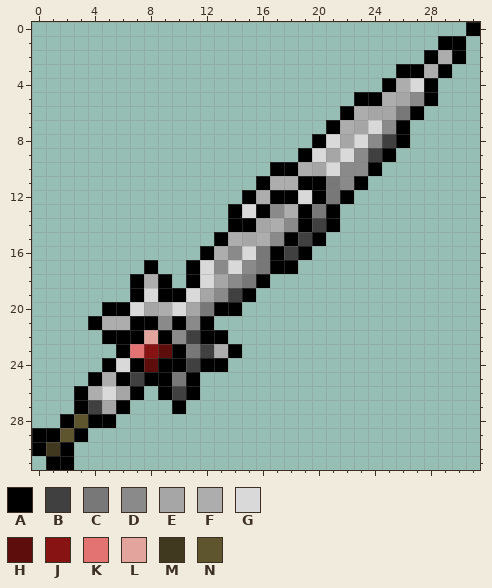
One commit to this pixel-art sprite: res/Greatsword.png. That is the earlier state.
The file is 32x32 pixels.
Palette (. is transparent): A #000000  B #404040  C #787878  D #8a8a8a  E #a6a6a6  F #adadad  G #d9d9d9  H #5e0d0d  J #871313  K #e37272  L #e3a49d  M #40391f  N #5e542e
Pixels before, first column x 0:
 0 ...............................A
 1 .............................AA.
 2 ............................AFA.
 3 ..........................AAFA..
 4 .........................AFGA...
 5 .......................AAFEDA...
 6 ......................AFEECA....
 7 .....................AFEGDA.....
 8 ....................AGEGDBA.....
 9 ...................AGEGDBA......
10 .................AAFEGDDA.......
11 ................AFFAACDA........
12 ...............AFAAGACA.........
13 ..............AGADFACA..........
14 ..............AAEFDABA..........
15 .............AFEFDABA...........
16 ............AFDGCABA............
17 ........A..AGDGDCAA.............
18 .......AFA.AGEDCA...............
19 .......AGAAGEDBA................
20 .....AAGEFGECAA.................
21 ....AFFAADADA...................
22 .....AAALADBAA..................
23 ......AKJHACBFA.................
24 .....AGAHAABAA..................
25 ....AFABAACA....................
26 ...AFGEA.ABA....................
27 ...ABEA...A.....................
28 ..ANAA..........................
29 AANA............................
30 AMA.............................
31 .AA.............................
After:
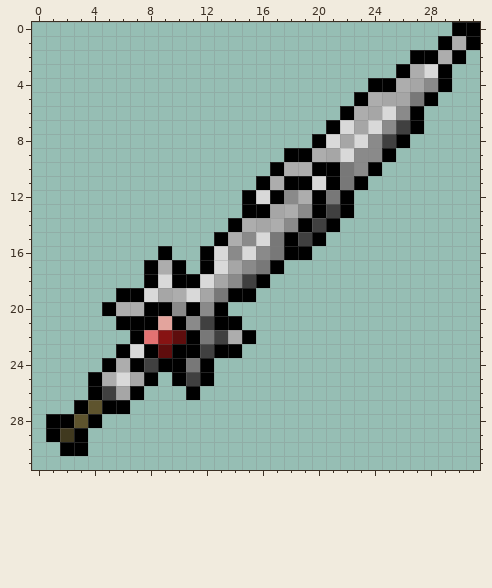
The edit:
{"y":0,"x":30,"old":".","new":"A"}
{"y":1,"x":30,"old":"A.","new":"FA"}
{"y":2,"x":27,"old":".","new":"A"}
{"y":3,"x":27,"old":"AF","new":"FG"}
{"y":4,"x":24,"old":".","new":"A"}
{"y":4,"x":27,"old":"GA.","new":"EDA"}
{"y":5,"x":24,"old":"AF","new":"FE"}
{"y":5,"x":27,"old":"D","new":"C"}
{"y":6,"x":25,"old":"EC","new":"GD"}
{"y":7,"x":22,"old":"F","new":"G"}
{"y":7,"x":26,"old":"A.","new":"BA"}
{"y":9,"x":18,"old":".","new":"A"}
{"y":9,"x":20,"old":"G","new":"F"}
{"y":9,"x":24,"old":"B","new":"D"}
{"y":10,"x":18,"old":"A","new":"F"}
{"y":10,"x":20,"old":"EGD","new":"AAC"}
{"y":11,"x":18,"old":"F","new":"A"}
{"y":11,"x":20,"old":"ACD","new":"GAC"}
{"y":12,"x":16,"old":"F","new":"G"}
{"y":12,"x":18,"old":"AG","new":"DF"}
{"y":13,"x":14,"old":"AG","new":".A"}
{"y":13,"x":17,"old":"D","new":"E"}
{"y":13,"x":19,"old":"ACA.","new":"DABA"}
{"y":14,"x":15,"old":"A","new":"F"}
{"y":15,"x":15,"old":"EFD","new":"DGC"}
{"y":16,"x":9,"old":".","new":"A"}
{"y":16,"x":13,"old":"F","new":"G"}
{"y":16,"x":16,"old":"CAB","new":"DCA"}
{"y":17,"x":9,"old":"..AGDG","new":"FA.AGE"}
{"y":17,"x":18,"old":"A","new":"."}
{"y":18,"x":7,"old":"AFA.","new":".AGA"}
{"y":18,"x":15,"old":"C","new":"B"}
{"y":19,"x":6,"old":".","new":"A"}
{"y":19,"x":9,"old":"AA","new":"EF"}
{"y":19,"x":13,"old":"DB","new":"CA"}
{"y":20,"x":6,"old":"AGEFGEC","new":"FFAADAD"}
{"y":20,"x":14,"old":"A","new":"."}
{"y":21,"x":4,"old":"AFF","new":"..A"}
{"y":21,"x":9,"old":"D","new":"L"}
{"y":21,"x":12,"old":"A..","new":"BAA"}
{"y":22,"x":5,"old":"AA","new":".."}
{"y":22,"x":8,"old":"LADBAA..","new":"KJHACBFA"}
{"y":23,"x":7,"old":"KJ","new":"GA"}
{"y":23,"x":11,"old":"C","new":"A"}
{"y":23,"x":13,"old":"F","new":"A"}
{"y":24,"x":6,"old":"G","new":"F"}
{"y":24,"x":8,"old":"H","new":"B"}
{"y":24,"x":11,"old":"B","new":"C"}
{"y":24,"x":13,"old":"A","new":"."}
{"y":25,"x":6,"old":"AB","new":"GE"}
{"y":25,"x":9,"old":"ACA.","new":".ABA"}
{"y":26,"x":3,"old":"AFG","new":".AB"}
{"y":26,"x":9,"old":"AB","new":".."}
{"y":27,"x":4,"old":"BE","new":"NA"}
{"y":27,"x":10,"old":"A","new":"."}
{"y":28,"x":1,"old":".","new":"A"}
{"y":28,"x":5,"old":"A","new":"."}
{"y":29,"x":0,"old":"A","new":"."}
{"y":29,"x":2,"old":"N","new":"M"}
{"y":30,"x":0,"old":"AM","new":".."}
{"y":30,"x":3,"old":".","new":"A"}
{"y":31,"x":1,"old":"AA","new":".."}
{"label":"changed","picture_box":[32,22,480,470]}
